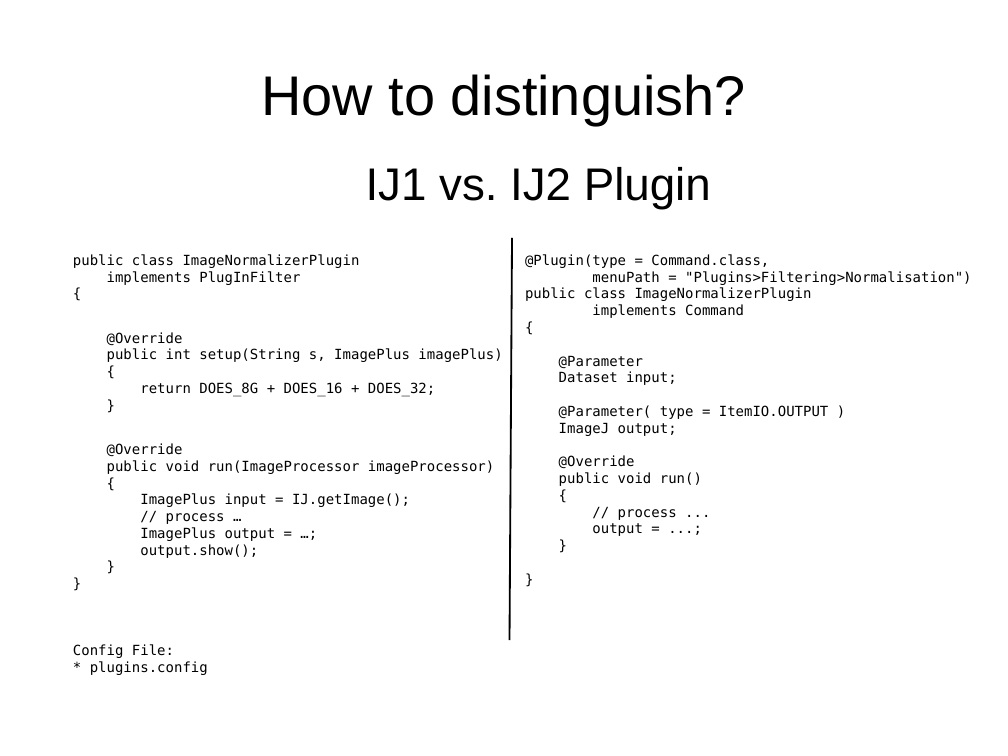
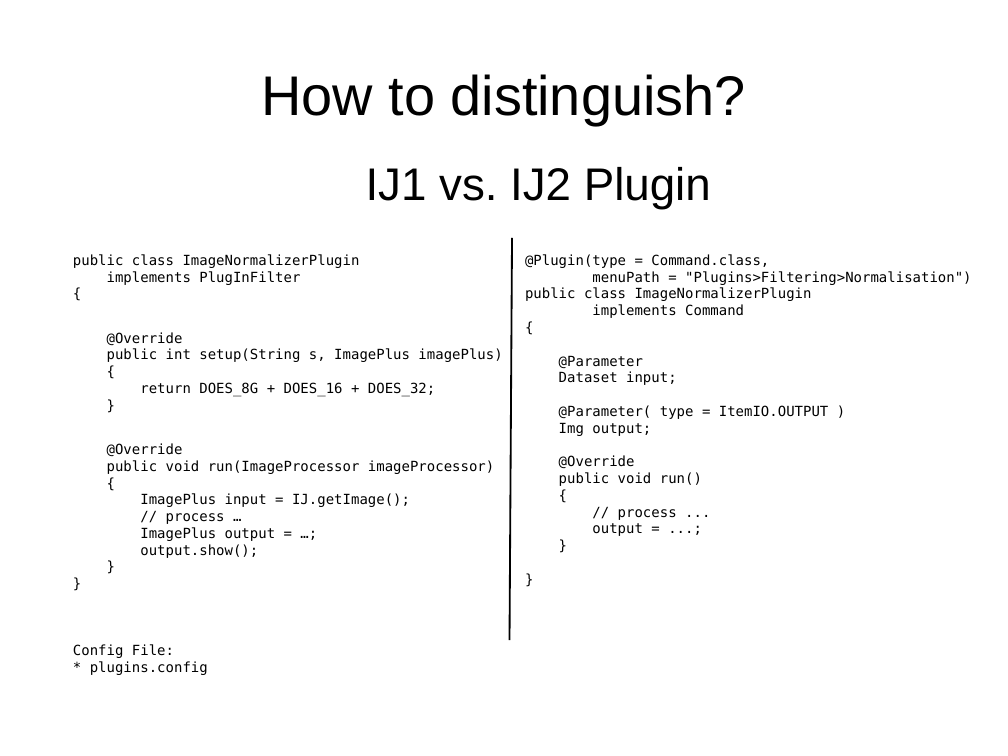
Before and after one commit to maarzt/imagej-legacy-course, a slide deck: slide 10 of slides/presentation.odp. Drawn at 1008x756 pixels with LibreOffice and Linux fonts; fonts in the diff are those of the drawing. Boxes give left, top, right and bottom in pixels: in the first picture for what was removed or moved away, otherwise in the second. Text is boxed around its words. In the diff, an @@ line names an element or a change of style, - is before the commit and + after.

```diff
--- a/slides/presentation.odp
+++ b/slides/presentation.odp
@@ text at (559,422,651,436): text changed @@
-ImageJ output;
+Img output;
```
Also in this commit, not shown: 9 other slides changed, 1 other file.
